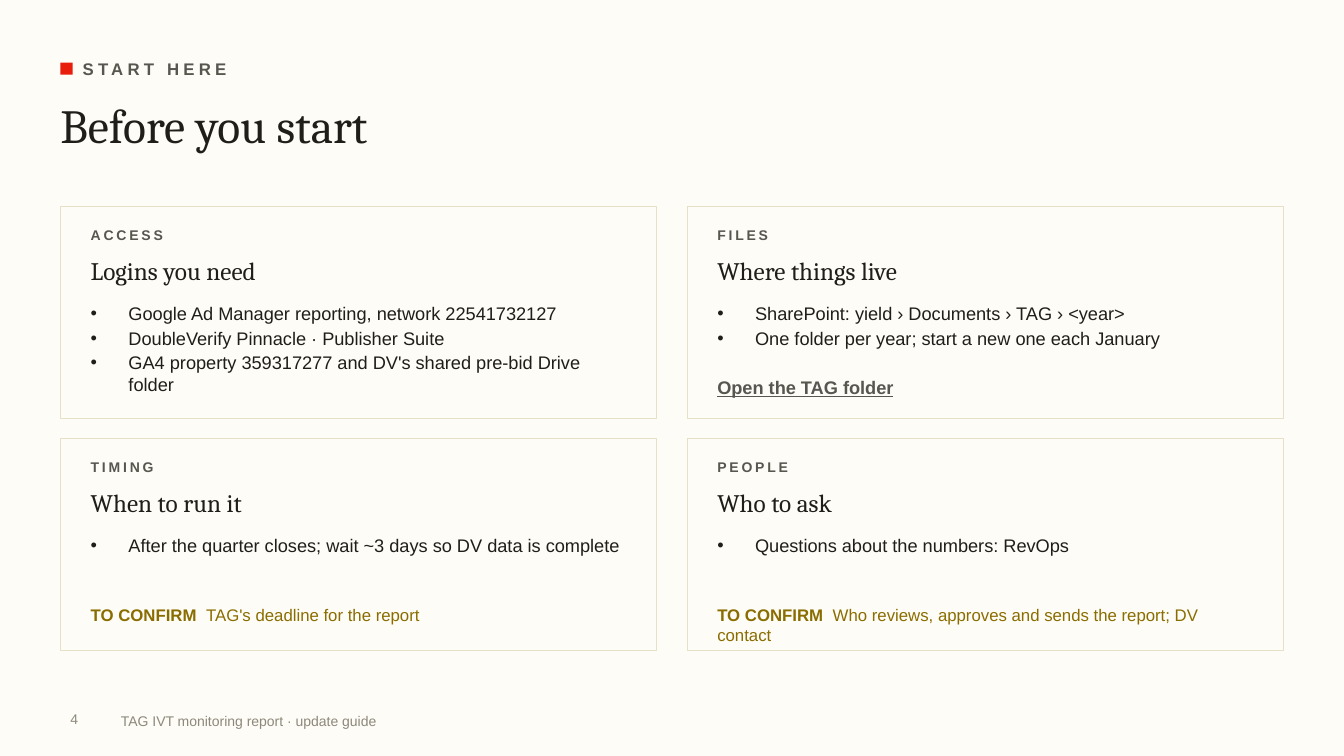
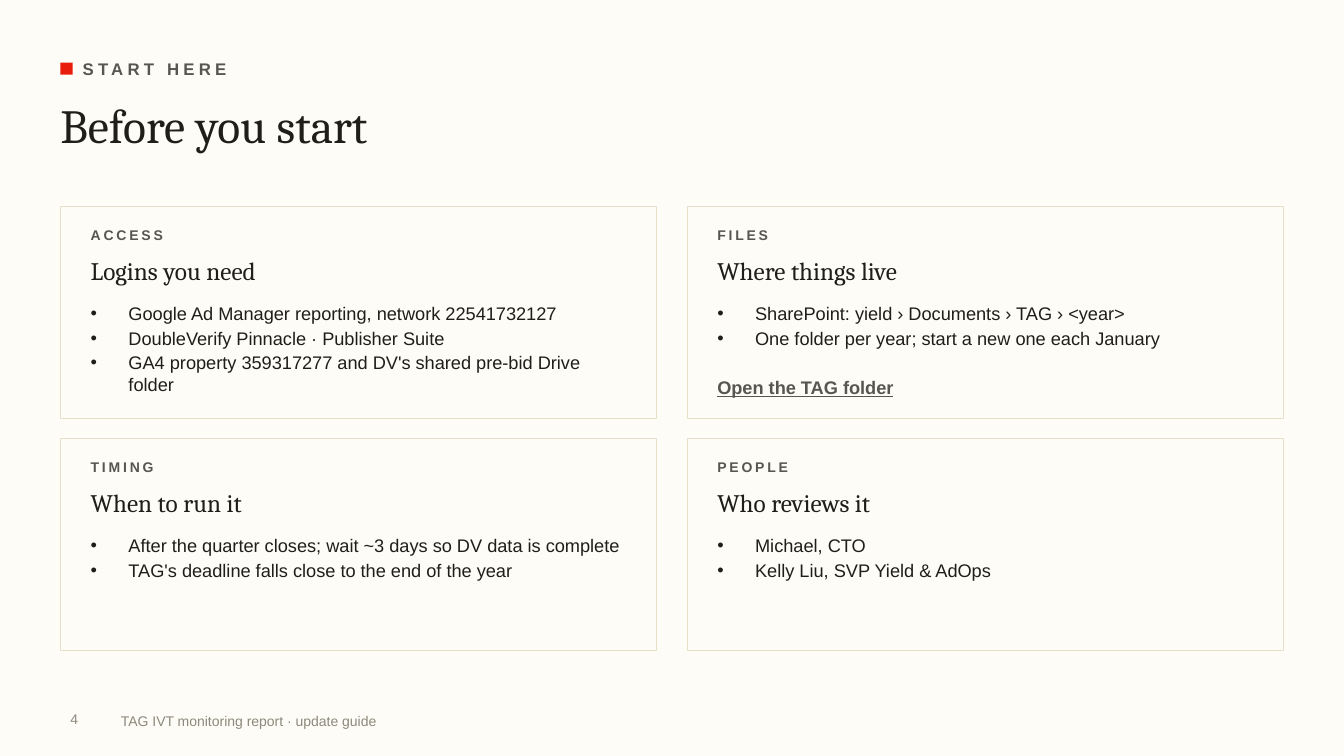
Before and after one commit to rogerhirano-nw/yield-dashboard, a slide deck: slide 4 of docs/TAG_IVT_Report_Update_Guide.pptx. Drawn at 1344x756 pixels with LibreOffice and Linux fonts; fonts in the diff are those of the drawing; background and template pictures are left out. Boxes give left, top, right and bottom in pixels: in the first picture for what was removed or moved away, otherwise in the second. Text is boxed around its words. In the diff, an @@ line names an element or a change of style, - is before the commit and + after.

```diff
--- a/docs/TAG_IVT_Report_Update_Guide.pptx
+++ b/docs/TAG_IVT_Report_Update_Guide.pptx
@@ text added at (x1=717, y1=494, x2=870, y2=513), 18 pt, text #1F1E19 @@
+Who reviews it
@@ text at (x1=755, y1=538, x2=991, y2=581): text changed; size 18 to 13 pt; font Cambria to Arial @@
-Who to ask
+• Michael, CTO
+• Kelly Liu, SVP Yield & AdOps
@@ text removed at (x1=755, y1=538, x2=1069, y2=556) @@
-• Questions about the numbers: RevOps
@@ text at (x1=128, y1=563, x2=512, y2=581): paragraph added @@
+• TAG's deadline falls close to the end of the year
@@ text removed at (x1=91, y1=609, x2=420, y2=625) @@
-TO CONFIRM TAG's deadline for the report
@@ text removed at (x1=717, y1=609, x2=1198, y2=641) @@
-TO CONFIRM Who reviews, approves and sends the report; DV contact
```
Also in this commit, not shown: 5 other slides changed, 3 other files.
